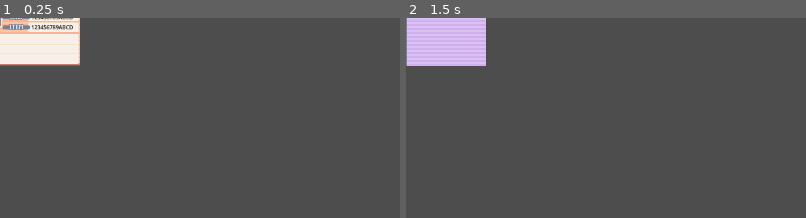
Above: before the commit, frames 1-2 (left to right).
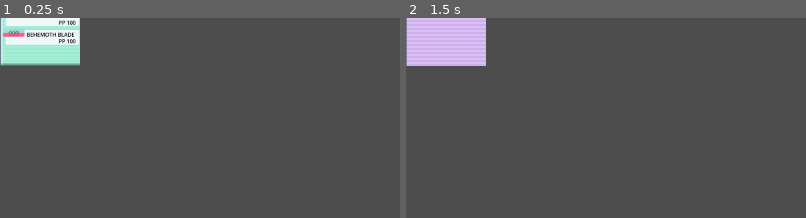
Above: after the commit, the same moments.

Repository: marinho112/pokemon
Game: Godot game, scene res://Nodes/Menus/menu_pokemon.tscn
Two runs of this game, one before a commit and one after it. Both use one fixed random seed, a clock stepped at 60 frames per second and the inputs below. This scene is started directly instead of the project's main scene.
Inputs:
- Up to frame 1 (0.25 s): no input
- Up to frame 2 (1.5 s): tap Enter (start) at 0.5, 1.25 s; hold Right (Direita) 0.53-1.28 s; hold S (B) 0.53-1.28 s; tap A (A) at 0.6 s; hold Down (Baixo) from 1.28 s (still down); tap S (B) at 1.35 s
The pictures show only the part of the screen within x 0-50%, y 0-50%; the shares and areas given below are measured in that part.

The runs differ from the first frame. In frame 1, 3.8% of the frame differs, in the area x 0-20%, y 0-24%; in frame 2, nothing differs.

Commit message:
Menu Movimentos 1.0

Diff:
--- a/Nodes/Menus/menu_pokemon.tscn
+++ b/Nodes/Menus/menu_pokemon.tscn
@@ -58,6 +58,7 @@
 texture = ExtResource("2_kmlsk")
 
 [node name="telaDescricao" type="Node2D" parent="."]
+visible = false
 
 [node name="fundo" type="Sprite2D" parent="telaDescricao"]
 texture = ExtResource("3_5y78h")
@@ -249,7 +250,6 @@
 texture = SubResource("AtlasTexture_7tj8l")
 
 [node name="telaMovimentos" type="Node2D" parent="."]
-visible = false
 
 [node name="fundo" type="Sprite2D" parent="telaMovimentos"]
 position = Vector2(60, 0)
@@ -265,10 +265,187 @@
 position = Vector2(-59.2, 16)
 texture = SubResource("AtlasTexture_1vgff")
 
+[node name="Power" type="TextEdit" parent="telaMovimentos"]
+offset_left = -62.0
+offset_top = -34.0
+offset_right = -22.0
+offset_bottom = -4.0
+scale = Vector2(0.55, 0.55)
+theme_override_colors/font_color = Color(0, 0, 0, 1)
+theme_override_styles/normal = SubResource("StyleBoxEmpty_c280g")
+text = "999"
+
+[node name="Accuracy" type="TextEdit" parent="telaMovimentos"]
+offset_left = -62.0
+offset_top = -20.0
+offset_right = -22.0
+offset_bottom = 10.0
+scale = Vector2(0.55, 0.55)
+theme_override_colors/font_color = Color(0, 0, 0, 1)
+theme_override_styles/normal = SubResource("StyleBoxEmpty_c280g")
+text = "100"
+
+[node name="Effect1" type="TextEdit" parent="telaMovimentos"]
+offset_left = -110.0
+offset_top = 7.0
+offset_right = 70.0
+offset_bottom = 37.0
+scale = Vector2(0.55, 0.55)
+theme_override_colors/font_color = Color(0, 0, 0, 1)
+theme_override_styles/normal = SubResource("StyleBoxEmpty_c280g")
+text = "0123456789ABCDEFGH"
+
+[node name="Effect2" type="TextEdit" parent="telaMovimentos"]
+offset_left = -110.0
+offset_top = 21.0
+offset_right = 70.0
+offset_bottom = 51.0
+scale = Vector2(0.55, 0.55)
+theme_override_colors/font_color = Color(0, 0, 0, 1)
+theme_override_styles/normal = SubResource("StyleBoxEmpty_c280g")
+text = "0123456789ABCDEFGH"
+
+[node name="Effect3" type="TextEdit" parent="telaMovimentos"]
+offset_left = -110.0
+offset_top = 35.0
+offset_right = 70.0
+offset_bottom = 65.0
+scale = Vector2(0.55, 0.55)
+theme_override_colors/font_color = Color(0, 0, 0, 1)
+theme_override_styles/normal = SubResource("StyleBoxEmpty_c280g")
+text = "0123456789ABCDEFGH"
+
+[node name="Effect4" type="TextEdit" parent="telaMovimentos"]
+offset_left = -110.0
+offset_top = 49.0
+offset_right = 70.0
+offset_bottom = 79.0
+scale = Vector2(0.55, 0.55)
+theme_override_colors/font_color = Color(0, 0, 0, 1)
+theme_override_styles/normal = SubResource("StyleBoxEmpty_c280g")
+text = "0123456789ABCDEFGH"
+
+[node name="move1" type="Node2D" parent="telaMovimentos"]
+position = Vector2(22, -62)
+
+[node name="Tipo" type="Sprite2D" parent="telaMovimentos/move1"]
+texture = ExtResource("2_kinnj")
+hframes = 3
+vframes = 6
+frame = 17
+
+[node name="Nome" type="TextEdit" parent="telaMovimentos/move1"]
+offset_left = 18.0
+offset_top = -5.0
+offset_right = 168.0
+offset_bottom = 25.0
+scale = Vector2(0.5, 0.5)
+theme_override_colors/font_color = Color(0, 0, 0, 1)
+theme_override_styles/normal = SubResource("StyleBoxEmpty_c280g")
+text = "BEHEMOTH BLADE"
+
+[node name="PP" type="TextEdit" parent="telaMovimentos/move1"]
+offset_left = 66.0
+offset_top = 5.0
+offset_right = 121.0
+offset_bottom = 35.0
+scale = Vector2(0.5, 0.5)
+theme_override_colors/font_color = Color(0, 0, 0, 1)
+theme_override_styles/normal = SubResource("StyleBoxEmpty_c280g")
+text = "PP 100"
+
+[node name="move2" type="Node2D" parent="telaMovimentos"]
+position = Vector2(22, -34)
+
+[node name="Tipo" type="Sprite2D" parent="telaMovimentos/move2"]
+texture = ExtResource("2_kinnj")
+hframes = 3
+vframes = 6
+frame = 17
+
+[node name="Nome" type="TextEdit" parent="telaMovimentos/move2"]
+offset_left = 18.0
+offset_top = -5.0
+offset_right = 168.0
+offset_bottom = 25.0
+scale = Vector2(0.5, 0.5)
+theme_override_colors/font_color = Color(0, 0, 0, 1)
+theme_override_styles/normal = SubResource("StyleBoxEmpty_c280g")
+text = "BEHEMOTH BLADE"
+
+[node name="PP" type="TextEdit" parent="telaMovimentos/move2"]
+offset_left = 66.0
+offset_top = 5.0
+offset_right = 121.0
+offset_bottom = 35.0
+scale = Vector2(0.5, 0.5)
+theme_override_colors/font_color = Color(0, 0, 0, 1)
+theme_override_styles/normal = SubResource("StyleBoxEmpty_c280g")
+text = "PP 100"
+
+[node name="move3" type="Node2D" parent="telaMovimentos"]
+position = Vector2(22, -6)
+
+[node name="Tipo" type="Sprite2D" parent="telaMovimentos/move3"]
+texture = ExtResource("2_kinnj")
+hframes = 3
+vframes = 6
+frame = 17
+
+[node name="Nome" type="TextEdit" parent="telaMovimentos/move3"]
+offset_left = 18.0
+offset_top = -5.0
+offset_right = 168.0
+offset_bottom = 25.0
+scale = Vector2(0.5, 0.5)
+theme_override_colors/font_color = Color(0, 0, 0, 1)
+theme_override_styles/normal = SubResource("StyleBoxEmpty_c280g")
+text = "BEHEMOTH BLADE"
+
+[node name="PP" type="TextEdit" parent="telaMovimentos/move3"]
+offset_left = 66.0
+offset_top = 5.0
+offset_right = 121.0
+offset_bottom = 35.0
+scale = Vector2(0.5, 0.5)
+theme_override_colors/font_color = Color(0, 0, 0, 1)
+theme_override_styles/normal = SubResource("StyleBoxEmpty_c280g")
+text = "PP 100"
+
+[node name="move4" type="Node2D" parent="telaMovimentos"]
+position = Vector2(22, 22)
+
+[node name="Tipo" type="Sprite2D" parent="telaMovimentos/move4"]
+texture = ExtResource("2_kinnj")
+hframes = 3
+vframes = 6
+frame = 17
+
+[node name="Nome" type="TextEdit" parent="telaMovimentos/move4"]
+offset_left = 18.0
+offset_top = -5.0
+offset_right = 168.0
+offset_bottom = 25.0
+scale = Vector2(0.5, 0.5)
+theme_override_colors/font_color = Color(0, 0, 0, 1)
+theme_override_styles/normal = SubResource("StyleBoxEmpty_c280g")
+text = "BEHEMOTH BLADE"
+
+[node name="PP" type="TextEdit" parent="telaMovimentos/move4"]
+offset_left = 66.0
+offset_top = 5.0
+offset_right = 121.0
+offset_bottom = 35.0
+scale = Vector2(0.5, 0.5)
+theme_override_colors/font_color = Color(0, 0, 0, 1)
+theme_override_styles/normal = SubResource("StyleBoxEmpty_c280g")
+text = "PP 100"
+
 [node name="pokemonScreem" type="Node2D" parent="."]
 position = Vector2(-59.5, -30)
 
 [node name="Conteudo" type="Node2D" parent="pokemonScreem"]
+visible = false
 
 [node name="fundo" type="Sprite2D" parent="pokemonScreem/Conteudo"]
 texture = SubResource("AtlasTexture_ax0ta")
--- a/Scripts/Global/Classes.gd
+++ b/Scripts/Global/Classes.gd
@@ -39,11 +39,11 @@
 	var statChance: int
 	var statChanges=[]
 	var target: String
-	var type: String
+	var type: int
 
 	func toString():
-		var resp=nome
-		resp+=" / "+ type
+		var resp=Ferramentas.formataNome(nome)
+		resp+=" / "+ Ferramentas.getTipoNome(type)
 		resp+=" / "+ damageClass
 		resp+= " / "+str(pp)+"PP"
 		return resp
@@ -80,7 +80,11 @@
 		statChance = validaInt(json.get("stat_chance", 0))
 		statChanges = json.get("stat_changes", [])
 		target = str(json.get("target", ""))
-		type = str(json.get("type", ""))
+		# Tipo
+		if json.has("type"):
+			type = Ferramentas.getTipoID(json["type"])
+		#type = str(json.get("type", ""))
+
 
 	func carregaPorId(ID):
 		carregaDoJson(Ferramentas.getMoveJson(ID))
@@ -170,7 +174,12 @@
 		resp += "Aceleração: " + str(aceleracao) + "\n"
 		resp += "Mobilidade: " + str(mobilidade) + "\n"
 
-		resp += "Tipos: " + str(tipo) + "\n"
+		resp += "Tipos: |"
+		for item in tipo:
+			if item:
+				resp+=Ferramentas.getTipoNome(item)+"|"
+		resp += "\n"
+
 		resp += "Nature: " + str(nature) + "\n"
 		resp += "Habilidades: " + str(habilidade['name']) + "\n"
 		var i=0
--- a/Scripts/Global/Ferramentas.gd
+++ b/Scripts/Global/Ferramentas.gd
@@ -145,6 +145,43 @@
 		"flying":
 			return VG.TIPO_VOADOR
 
+func getTipoNome(ID):
+	match ID:
+		VG.TIPO_AGUA:
+			return "Água"
+		VG.TIPO_DRAGAO:
+			return "Dragão"
+		VG.TIPO_ELETRICO:
+			return "Elétrico"
+		VG.TIPO_FANTASMA:
+			return "Fantasma"
+		VG.TIPO_FOGO:
+			return "Fogo"
+		VG.TIPO_GELO:
+			return "Gelo"
+		VG.TIPO_INSETO:
+			return "Insceto"
+		VG.TIPO_LUTADOR:
+			return "Lutador"
+		VG.TIPO_METAL:
+			return "Metal"
+		VG.TIPO_NORMAL:
+			return "Normal"
+		VG.TIPO_PEDRA:
+			return "Pedra"
+		VG.TIPO_PLANTA:
+			return "Planta"
+		VG.TIPO_PSIQUICO:
+			return "Psiquico"
+		VG.TIPO_SOMBRIO:
+			return "Sombrio"
+		VG.TIPO_TERRA:
+			return "Terra"
+		VG.TIPO_VENENO:
+			return "Venenoso"
+		VG.TIPO_VOADOR:
+			return "Voador"
+
 func formataNome(nome):
 	var novoNome= nome.replace("-", " ")
 	var palavras = novoNome.split(" ")
--- a/Scripts/Menus/menu_pokemon.gd
+++ b/Scripts/Menus/menu_pokemon.gd
@@ -2,7 +2,39 @@
 
 var pokemon
 var posicao=0
+var moveSelecionado=0
+var qtdAtaks=0
 
+
+func setTextEffect(texto):
+	var substrings = []
+	var index = 0
+	var length=20
+	var subString=""
+	for letra in texto.replace("\n"," "):
+		if(letra!=" "or(index>0)):
+			subString+=letra
+			index+=1
+		if(index==length):
+			substrings.append(subString)
+			subString=""
+			index = 0
+	$telaMovimentos/Effect1.text=substrings[0]
+	if(substrings.size()>1):
+		$telaMovimentos/Effect2.text=substrings[1]
+		$telaMovimentos/Effect2.visible=true
+	else:
+		$telaMovimentos/Effect2.visible=false
+	if(substrings.size()>2):
+		$telaMovimentos/Effect3.text=substrings[2]
+		$telaMovimentos/Effect3.visible=true
+	else:
+		$telaMovimentos/Effect3.visible=false
+	if(substrings.size()>3):
+		$telaMovimentos/Effect4.text=substrings[3]
+		$telaMovimentos/Effect4.visible=true
+	else:
+		$telaMovimentos/Effect4.visible=false
 
 func visibleOff():
 	$telaAtributos.visible=false
@@ -87,11 +119,36 @@
 	$pokemonScreem/Cabecalho/editEspecie.text=Ferramentas.formataNome(pokemon.raca)
 	$pokemonScreem/Cabecalho/editLV.text="LV."+str(pokemon.lv)
 
+func defineMovimentoSelecionado():
+	var movimento=pokemon.ataques[moveSelecionado]
+	var strTemp="---"
+	if(movimento.power>0):
+		strTemp=str(movimento.power)
+	$telaMovimentos/Power.text=strTemp
+	strTemp="---"
+	if(movimento.accuracy>0):
+		strTemp=str(movimento.accuracy)
+	$telaMovimentos/Accuracy.text=strTemp
+	setTextEffect(movimento.flavorText)
+
+func defineTelaMovimentos():
+	qtdAtaks=0
+	for i in 4:
+		var atk=pokemon.ataques[i]
+		if(atk!=null):
+			qtdAtaks+=1
+			var tela=$telaMovimentos.get_node("move"+str(i+1))
+			tela.get_node('Tipo').frame=atk.type
+			tela.get_node('Nome').text=Ferramentas.formataNome(atk.nome)
+			tela.get_node('PP').text="PP "+str(atk.pp)
+	if(qtdAtaks>0):
+		defineMovimentoSelecionado()
+
 func definePokemon(pkm):
 	if(pkm!=null):
 		pokemon=pkm
 
 	defineTelaDescricao()
 	defineTelaAtributos()
-
+	defineTelaMovimentos()
 	definePokemonScreem()
